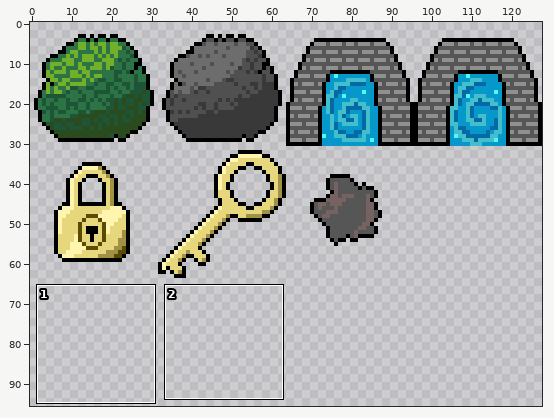
Sprite sheet -- media/tilesets/objects.png. Above, an overview of the earlier version with the close-up marked.
Close-up. As it was:
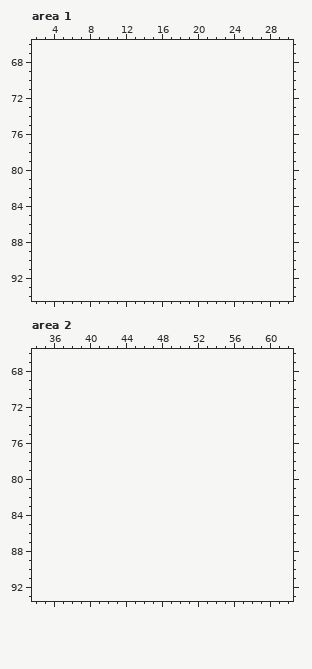
The file is 128x64 pixels. Colours within 5 levels of each other are drawn and written as one. Shown: area 1: x 2..30, y 66..94; area 2: x 34..62, y 66..93. The old version is drawn lined up with the new one, on the new canvas. The commit also changed other parts of the picture, which this record leaves out.
Palette (. is transparent): 
And afterwards:
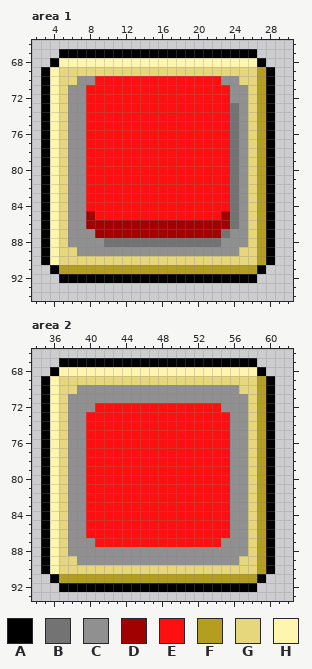
Colours new in this view: A #000000  B #737373  C #909090  D #a10101  E #fe1010  F #b39e22  G #e6d77d  H #fff5af
What changed:
canvas 128x64 -> 128x96
Area 1:
y 67: x 5..26 ...................... -> AAAAAAAAAAAAAAAAAAAAAA
y 68: x 4..27 ........................ -> AHHHHHHHHHHHHHHHHHHHHHHA
y 69: x 3..28 .......................... -> AHGGGGGGGGGGGGGGGGGGGGGGFA
y 70: x 3..28 .......................... -> AHGGCCEEEEEEEEEEEEEECCGGFA
y 71..72: x 3..28 .......................... -> AHGCCEEEEEEEEEEEEEEEECCGFA
y 73..84: x 3..28 .......................... -> AHGCCEEEEEEEEEEEEEEEEBCGFA
y 85: x 3..28 .......................... -> AHGCCDEEEEEEEEEEEEEEDBCGFA
y 86: x 3..28 .......................... -> AHGCCDDDDDDDDDDDDDDDDBCGFA
y 87: x 3..28 .......................... -> AHGCCCDDDDDDDDDDDDDDBCCGFA
y 88: x 3..28 .......................... -> AHGCCCCBBBBBBBBBBBBBCCCGFA
y 89: x 3..28 .......................... -> AHGGCCCCCCCCCCCCCCCCCCGGFA
y 90: x 3..28 .......................... -> AHGGGGGGGGGGGGGGGGGGGGGGFA
y 91: x 4..27 ........................ -> AFFFFFFFFFFFFFFFFFFFFFFA
y 92: x 5..26 ...................... -> AAAAAAAAAAAAAAAAAAAAAA
Area 2:
y 67: x 37..58 ...................... -> AAAAAAAAAAAAAAAAAAAAAA
y 68: x 36..59 ........................ -> AHHHHHHHHHHHHHHHHHHHHHHA
y 69: x 35..60 .......................... -> AHGGGGGGGGGGGGGGGGGGGGGGFA
y 70: x 35..60 .......................... -> AHGGCCCCCCCCCCCCCCCCCCGGFA
y 71: x 35..60 .......................... -> AHGCCCCCCCCCCCCCCCCCCCCGFA
y 72: x 35..60 .......................... -> AHGCCCEEEEEEEEEEEEEECCCGFA
y 73..86: x 35..60 .......................... -> AHGCCEEEEEEEEEEEEEEEECCGFA
y 87: x 35..60 .......................... -> AHGCCCEEEEEEEEEEEEEECCCGFA
y 88: x 35..60 .......................... -> AHGCCCCCCCCCCCCCCCCCCCCGFA
y 89: x 35..60 .......................... -> AHGGCCCCCCCCCCCCCCCCCCGGFA
y 90: x 35..60 .......................... -> AHGGGGGGGGGGGGGGGGGGGGGGFA
y 91: x 36..59 ........................ -> AFFFFFFFFFFFFFFFFFFFFFFA
y 92: x 37..58 ...................... -> AAAAAAAAAAAAAAAAAAAAAA
Pixel boxes of the changes (left, top, right, bottom) in both close-ups:
added: (41, 49, 275, 283)
added: (41, 358, 275, 592)
